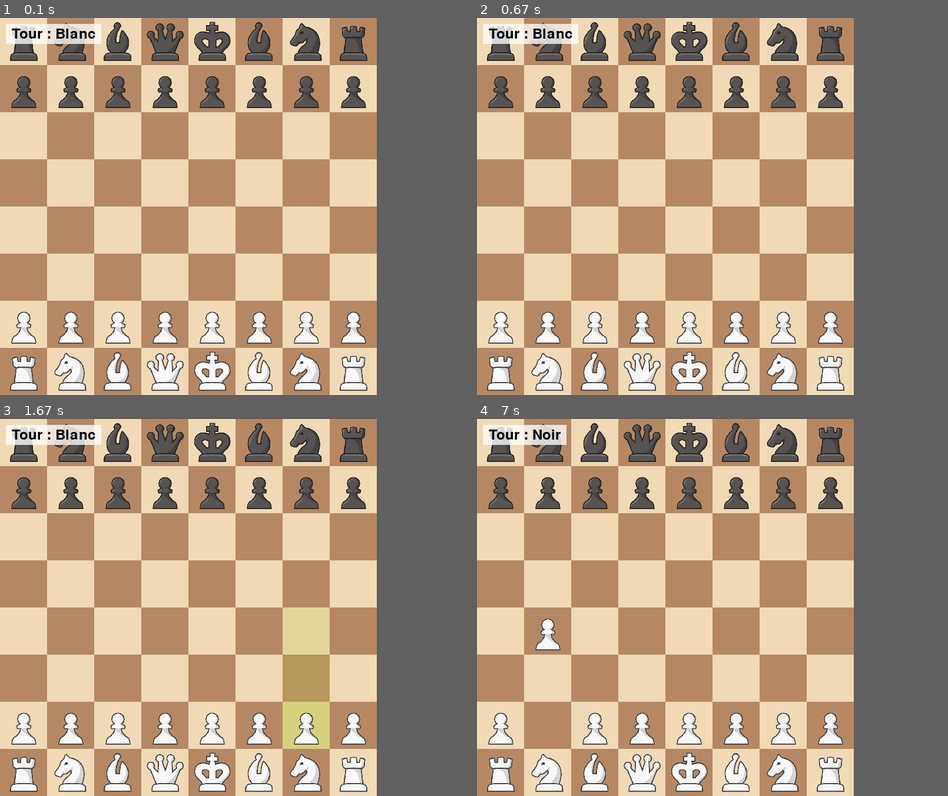
Above: before the commit, frames 1-4 (two rows, left to right).
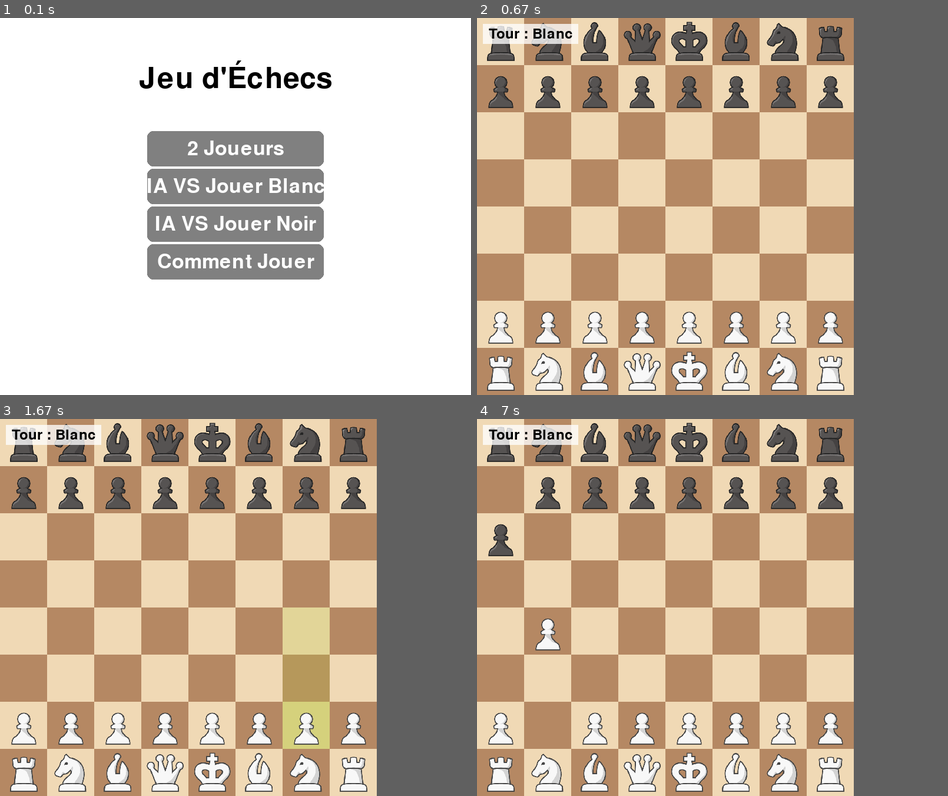
Above: after the commit, the same moments.

Repository: ThePerformer0/chess-python-pygame
Game: pygame game, started from main.py
Same seed, same stepped clock (60 frames per second), same inputs: the game is played once before the commit and once after it.
Inputs (mouse positions are in pixels of both pictures, inside the frame that each line leads up to):
- Up to frame 1 (0.1 s): no input
- Up to frame 2 (0.67 s): click (712, 187) at 0.38 s, where only the run after the commit has a clickable "IA VS Jouer Blanc"
- Up to frame 3 (1.67 s): click (310, 596) at 0.72 s; click (324, 739) at 1.55 s
- Up to frame 4 (7 s): hold R 1.83-2.13 s; click (528, 596) at 2.22 s; click (806, 750) at 2.55 s; click (764, 667) at 2.88 s; click (797, 705) at 3.22 s; click (524, 524) at 3.55 s; click (552, 746) at 5.55 s; click (547, 630) at 5.88 s
In our replay, in frame 1 the window is 640x640 before the commit and 800x640 after it. These sizes can differ from the game's own. Grey fills any space a smaller window leaves; there, only what the larger window draws over its background counts as a difference.

The runs differ from the first frame. In frame 1, 76% of the frame differs, in the area x 0-80%, y 0-100%; in frame 2, nothing differs; in frame 3, nothing differs; in frame 4, 0.8%.

Commit message:
added functionality to play against artificial intelligence

Diff:
--- a/ai.py
+++ b/ai.py
@@ -1,11 +1,7 @@
 class ChessAI:
     def __init__(self, couleur):
         self.couleur = couleur
-
-    def evaluer_position(self, board):
-        # Attribuer des scores aux positions des pièces
-        score = 0
-        valeurs = {
+        self.valeurs_pieces = {
             'pion': 1,
             'cavalier': 3,
             'fou': 3,
@@ -13,9 +9,62 @@
             'reine': 9,
             'roi': 100
         }
-        # Évaluation à implémenter
+
+    def evaluer_position(self, board):
+        """Évalue la position actuelle du plateau"""
+        score = 0
+        for i in range(8):
+            for j in range(8):
+                piece = board.obtenir_piece((i, j))
+                if piece:
+                    # Score positif pour les pièces de l'IA, négatif pour l'adversaire
+                    multiplicateur = 1 if piece.couleur == self.couleur else -1
+                    score += self.valeurs_pieces[piece.type] * multiplicateur
+
+                    # Bonus pour les pions avancés
+                    if piece.type == 'pion':
+                        if piece.couleur == self.couleur:
+                            score += (7 - i) * 0.1 if self.couleur == 'blanc' else i * 0.1
         return score
 
-    def choisir_mouvement(self, board):
-        # Implémenter l'algorithme Minimax ou similaire
-        pass
+    def obtenir_tous_mouvements(self, board, couleur):
+        """Obtient tous les mouvements possibles pour une couleur"""
+        mouvements = []
+        for i in range(8):
+            for j in range(8):
+                piece = board.obtenir_piece((i, j))
+                if piece and piece.couleur == couleur:
+                    for mouvement in piece.mouvements_valides(board.board):
+                        mouvements.append(((i, j), mouvement))
+        return mouvements
+
+    def choisir_mouvement(self, game):
+        """Choisit le meilleur mouvement selon l'évaluation simple"""
+        meilleur_score = float('-inf')
+        meilleur_mouvement = None
+
+        # Obtenir tous les mouvements possibles
+        mouvements = self.obtenir_tous_mouvements(game.board, self.couleur)
+
+        for depart, arrivee in mouvements:
+            # Sauvegarder l'état actuel
+            piece_capturee = game.board.obtenir_piece(arrivee)
+            piece = game.board.obtenir_piece(depart)
+
+            # Simuler le mouvement
+            game.board.deplacer_piece(depart, arrivee)
+
+            # Évaluer la nouvelle position
+            score = self.evaluer_position(game.board)
+
+            # Annuler le mouvement
+            game.board.deplacer_piece(arrivee, depart)
+            if piece_capturee:
+                game.board.placer_piece(piece_capturee, arrivee)
+
+            # Mettre à jour le meilleur mouvement
+            if score > meilleur_score:
+                meilleur_score = score
+                meilleur_mouvement = (depart, arrivee)
+
+        return meilleur_mouvement
--- a/game.py
+++ b/game.py
@@ -1,14 +1,23 @@
 from board import Board
 from pieces import King, Pawn, Queen
+from ai import ChessAI
 
 class Game:
-    def __init__(self):
+    def __init__(self, mode_jeu="2joueurs"):
         self.board = Board()
         self.tour_blanc = True
         self.piece_selectionnee = None
         self.partie_terminee = False
         self.dernier_mouvement = None  # Pour la prise en passant
         self.en_echec = False
+        self.mode_jeu = mode_jeu
+
+        # Initialiser l'IA si nécessaire
+        self.ia = None
+        if mode_jeu == "ia_noir":
+            self.ia = ChessAI('noir')
+        elif mode_jeu == "ia_blanc":
+            self.ia = ChessAI('blanc')
 
     def selectionner_piece(self, position):
         piece = self.board.obtenir_piece(position)
@@ -175,3 +184,14 @@
         # Par défaut, on promeut en Dame
         couleur = 'blanc' if self.tour_blanc else 'noir'
         self.board.placer_piece(Queen(couleur, position), position)
+
+    def jouer_tour_ia(self):
+        """Fait jouer l'IA si c'est son tour"""
+        if self.ia and ((self.tour_blanc and self.ia.couleur == 'blanc') or
+                       (not self.tour_blanc and self.ia.couleur == 'noir')):
+            depart, arrivee = self.ia.choisir_mouvement(self)
+            if depart and arrivee:
+                self.piece_selectionnee = depart
+                self.deplacer_piece(arrivee)
+                return True
+        return False
--- a/gui.py
+++ b/gui.py
@@ -1,15 +1,224 @@
 import pygame
+import time
 from board import Board
 from game import Game
 
+class MenuPrincipal:
+    def __init__(self):
+        self.LARGEUR_MIN = 800
+        self.HAUTEUR_MIN = 640
+        self.screen = pygame.display.set_mode((self.LARGEUR_MIN, self.HAUTEUR_MIN), pygame.RESIZABLE)
+        pygame.display.set_caption("Échecs - Menu Principal")
+
+        # Couleurs
+        self.BLANC = (255, 255, 255)
+        self.NOIR = (0, 0, 0)
+        self.GRIS = (128, 128, 128)
+        self.BLEU = (0, 100, 255)
+
+        # Police
+        self.font_titre = pygame.font.Font(None, 74)
+        self.font_bouton = pygame.font.Font(None, 50)
+        self.font_texte = pygame.font.Font(None, 36)
+
+    def dessiner_bouton(self, texte, position, survol=False):
+        """Dessine un bouton avec effet de survol"""
+        couleur = self.BLEU if survol else self.GRIS
+        texte_surface = self.font_bouton.render(texte, True, self.BLANC)
+        rect = pygame.Rect(position[0], position[1], 300, 60)
+        pygame.draw.rect(self.screen, couleur, rect, border_radius=10)
+
+        # Centrer le texte dans le bouton
+        text_rect = texte_surface.get_rect(center=rect.center)
+        self.screen.blit(texte_surface, text_rect)
+
+        return rect
+
+    def afficher_aide(self):
+        """Affiche la page d'aide avec les instructions du jeu"""
+        running = True
+        scroll_y = 0  # Position de défilement
+        scroll_speed = 30  # Vitesse de défilement
+
+        # Instructions complètes
+        instructions = [
+            "Contrôles du jeu :",
+            "",
+            "• Clic gauche : Sélectionner et déplacer les pièces",
+            "• Clic droit : Annuler la sélection",
+            "• Touche R : Recommencer la partie",
+            "• Touche Échap : Retour au menu principal",
+            "",
+            "Règles spéciales :",
+            "",
+            "• Le roque est possible si le roi et la tour n'ont pas bougé",
+            "• La prise en passant est disponible pour les pions",
+            "• Les pions peuvent être promus en atteignant la dernière rangée",
+            "",
+            "État du jeu :",
+            "",
+            "• Le joueur actif est affiché en haut à gauche",
+            "• Les situations d'échec et mat sont indiquées",
+            "• Les mouvements possibles sont surlignés en vert",
+            "",
+            "Modes de jeu :",
+            "",
+            "• 2 Joueurs : Jouez contre un autre joueur en local",
+            "• IA - Jouer Blanc : Vous jouez les blancs contre l'IA",
+            "• IA - Jouer Noir : Vous jouez les noirs contre l'IA"
+        ]
+
+        # Calculer la hauteur totale du contenu
+        ligne_hauteur = 30
+        contenu_hauteur = len(instructions) * ligne_hauteur
+
+        while running:
+            # Obtenir les dimensions actuelles de la fenêtre
+            largeur_actuelle = self.screen.get_width()
+            hauteur_actuelle = self.screen.get_height()
+
+            # Zone visible maximale pour le contenu
+            zone_visible_hauteur = hauteur_actuelle - 200  # Espace pour titre et bouton retour
+
+            # Limiter le défilement
+            scroll_y = max(min(scroll_y, 0), -contenu_hauteur + zone_visible_hauteur)
+
+            self.screen.fill(self.BLANC)
+
+            # Créer une surface pour le contenu défilant
+            contenu_surface = pygame.Surface((largeur_actuelle - 100, contenu_hauteur))
+            contenu_surface.fill(self.BLANC)
+
+            # Dessiner le texte sur la surface de contenu
+            y_offset = 0
+            for ligne in instructions:
+                texte = self.font_texte.render(ligne, True, self.NOIR)
+                contenu_surface.blit(texte, (0, y_offset))
+                y_offset += ligne_hauteur
+
+            # Dessiner la surface de contenu avec le défilement
+            self.screen.blit(contenu_surface, (50, 120 + scroll_y))
+
+            # Dessiner des indicateurs de défilement si nécessaire
+            if contenu_hauteur > zone_visible_hauteur:
+                if scroll_y < 0:  # Plus de contenu en bas
+                    pygame.draw.polygon(self.screen, self.NOIR, [
+                        (largeur_actuelle//2 - 10, hauteur_actuelle - 60),
+                        (largeur_actuelle//2 + 10, hauteur_actuelle - 60),
+                        (largeur_actuelle//2, hauteur_actuelle - 40)
+                    ])
+                if scroll_y > -contenu_hauteur + zone_visible_hauteur:  # Plus de contenu en haut
+                    pygame.draw.polygon(self.screen, self.NOIR, [
+                        (largeur_actuelle//2 - 10, 100),
+                        (largeur_actuelle//2 + 10, 100),
+                        (largeur_actuelle//2, 80)
+                    ])
+
+            # Bouton retour (fixe en bas)
+            mouse_pos = pygame.mouse.get_pos()
+            retour_pos = (50, hauteur_actuelle - 550)
+            rect_retour = self.dessiner_bouton("Retour", retour_pos,
+                pygame.Rect(retour_pos[0], retour_pos[1], 300, 60).collidepoint(mouse_pos))
+
+            pygame.display.flip()
+
+            # Gestion des événements
+            for event in pygame.event.get():
+                if event.type == pygame.QUIT:
+                    return None
+                elif event.type == pygame.VIDEORESIZE:
+                    nouvelle_largeur = max(event.w, self.LARGEUR_MIN)
+                    nouvelle_hauteur = max(event.h, self.HAUTEUR_MIN)
+                    self.screen = pygame.display.set_mode((nouvelle_largeur, nouvelle_hauteur), pygame.RESIZABLE)
+                elif event.type == pygame.MOUSEBUTTONDOWN:
+                    if event.button == 1 and rect_retour.collidepoint(mouse_pos):
+                        return
+                    elif event.button == 4:  # Molette vers le haut
+                        scroll_y += scroll_speed
+                    elif event.button == 5:  # Molette vers le bas
+                        scroll_y -= scroll_speed
+                elif event.type == pygame.KEYDOWN:
+                    if event.key == pygame.K_ESCAPE:
+                        return
+                    elif event.key == pygame.K_UP:
+                        scroll_y += scroll_speed
+                    elif event.key == pygame.K_DOWN:
+                        scroll_y -= scroll_speed
+
+    def run(self):
+        """Affiche le menu principal et retourne le mode de jeu choisi"""
+        running = True
+        mode_choisi = None
+
+        while running:
+            # Obtenir les dimensions actuelles de la fenêtre
+            largeur_actuelle = self.screen.get_width()
+            hauteur_actuelle = self.screen.get_height()
+
+            # Position de la souris
+            mouse_pos = pygame.mouse.get_pos()
+
+            # Dessiner le fond
+            self.screen.fill(self.BLANC)
+
+            # Dessiner le titre centré
+            titre = self.font_titre.render("Jeu d'Échecs", True, self.NOIR)
+            titre_rect = titre.get_rect(center=(largeur_actuelle//2, 100))
+            self.screen.blit(titre, titre_rect)
+
+            # Calculer les positions des boutons en fonction de la taille de la fenêtre
+            centre_x = largeur_actuelle // 2 - 150  # 150 est la moitié de la largeur du bouton
+
+            # Positions des boutons
+            bouton_2joueurs_pos = (centre_x, hauteur_actuelle * 0.3)
+            bouton_ia_blanc_pos = (centre_x, hauteur_actuelle * 0.4)
+            bouton_ia_noir_pos = (centre_x, hauteur_actuelle * 0.5)
+            bouton_aide_pos = (centre_x, hauteur_actuelle * 0.6)
+
+            # Dessiner les boutons avec effet de survol
+            rect_2joueurs = self.dessiner_bouton("2 Joueurs", bouton_2joueurs_pos,
+                pygame.Rect(bouton_2joueurs_pos[0], bouton_2joueurs_pos[1], 300, 60).collidepoint(mouse_pos))
+
+            rect_ia_blanc = self.dessiner_bouton("IA VS Jouer Blanc", bouton_ia_blanc_pos,
+                pygame.Rect(bouton_ia_blanc_pos[0], bouton_ia_blanc_pos[1], 300, 60).collidepoint(mouse_pos))
+
+            rect_ia_noir = self.dessiner_bouton("IA VS Jouer Noir", bouton_ia_noir_pos,
+                pygame.Rect(bouton_ia_noir_pos[0], bouton_ia_noir_pos[1], 300, 60).collidepoint(mouse_pos))
+
+            rect_aide = self.dessiner_bouton("Comment Jouer", bouton_aide_pos,
+                pygame.Rect(bouton_aide_pos[0], bouton_aide_pos[1], 300, 60).collidepoint(mouse_pos))
+
+            pygame.display.flip()
+
+            # Gestion des événements
+            for event in pygame.event.get():
+                if event.type == pygame.QUIT:
+                    return None
+                elif event.type == pygame.VIDEORESIZE:
+                    # Mettre à jour la taille de la fenêtre avec une taille minimale
+                    nouvelle_largeur = max(event.w, self.LARGEUR_MIN)
+                    nouvelle_hauteur = max(event.h, self.HAUTEUR_MIN)
+                    self.screen = pygame.display.set_mode((nouvelle_largeur, nouvelle_hauteur), pygame.RESIZABLE)
+                elif event.type == pygame.MOUSEBUTTONDOWN:
+                    if event.button == 1:  # Clic gauche
+                        if rect_2joueurs.collidepoint(mouse_pos):
+                            return "2joueurs"
+                        elif rect_ia_blanc.collidepoint(mouse_pos):
+                            return "ia_noir"
+                        elif rect_ia_noir.collidepoint(mouse_pos):
+                            return "ia_blanc"
+                        elif rect_aide.collidepoint(mouse_pos):
+                            self.afficher_aide()
+
+        return None
+
 class GUI:
-    def __init__(self):
+    def __init__(self, mode_jeu):
         self.TAILLE_CASE = 80
         self.LARGEUR = self.TAILLE_CASE * 8
         self.HAUTEUR = self.TAILLE_CASE * 8
 
-        # Initialisation de Pygame
-        pygame.init()
+        # Redimensionner la fenêtre pour le jeu
         self.screen = pygame.display.set_mode((self.LARGEUR, self.HAUTEUR))
         pygame.display.set_caption("Jeu d'Échecs")
 
@@ -20,12 +229,15 @@
         self.ROUGE = (255, 0, 0)
 
         # Initialisation du jeu
-        self.game = Game()
+        self.game = Game(mode_jeu)
         self.charger_images()
 
         # Variables pour la sélection des pièces
         self.case_selectionnee = None
         self.mouvements_possibles = []
+
+        # Délai pour les mouvements de l'IA (en secondes)
+        self.DELAI_IA = 1.0
 
     def charger_images(self):
         """Charge les images des pièces depuis le dossier assets"""
@@ -130,20 +342,32 @@
             y_offset += texte.get_height() + 15
 
     def run(self):
-        """Boucle principale du jeu"""
         running = True
         clock = pygame.time.Clock()
+        dernier_mouvement_ia = 0
 
         while running:
+            temps_actuel = time.time()
+
+            # Faire jouer l'IA si c'est son tour et si assez de temps s'est écoulé
+            if (not self.game.partie_terminee and
+                temps_actuel - dernier_mouvement_ia >= self.DELAI_IA):
+                if self.game.jouer_tour_ia():
+                    dernier_mouvement_ia = temps_actuel
+
             for event in pygame.event.get():
                 if event.type == pygame.QUIT:
                     running = False
                 elif event.type == pygame.MOUSEBUTTONDOWN:
-                    if event.button == 1 and not self.game.partie_terminee:  # Clic gauche
-                        self.gerer_clic(event.pos)
+                    if event.button == 1 and not self.game.partie_terminee:
+                        if not (self.game.ia and
+                               ((self.game.tour_blanc and self.game.ia.couleur == 'blanc') or
+                                (not self.game.tour_blanc and self.game.ia.couleur == 'noir'))):
+                            self.gerer_clic(event.pos)
                 elif event.type == pygame.KEYDOWN:
                     if event.key == pygame.K_r:  # Touche R pour recommencer
-                        self.game = Game()
+                        self.game = Game(self.game.mode_jeu)
+                        dernier_mouvement_ia = 0
 
             # Mise à jour de l'affichage
             self.dessiner_plateau()
--- a/main.py
+++ b/main.py
@@ -2,12 +2,21 @@
 import pygame
 from board import Board
 from pieces import *
-from gui import GUI
+from gui import GUI, MenuPrincipal
 
 def main():
-    # Création et lancement du jeu
-    gui = GUI()
-    gui.run()
+    pygame.init()
+
+    # Afficher le menu principal
+    menu = MenuPrincipal()
+    mode_jeu = menu.run()
+
+    # Lancer le jeu si un mode a été choisi
+    if mode_jeu:
+        gui = GUI(mode_jeu)
+        gui.run()
+
+    pygame.quit()
 
 if __name__ == "__main__":
     main()
